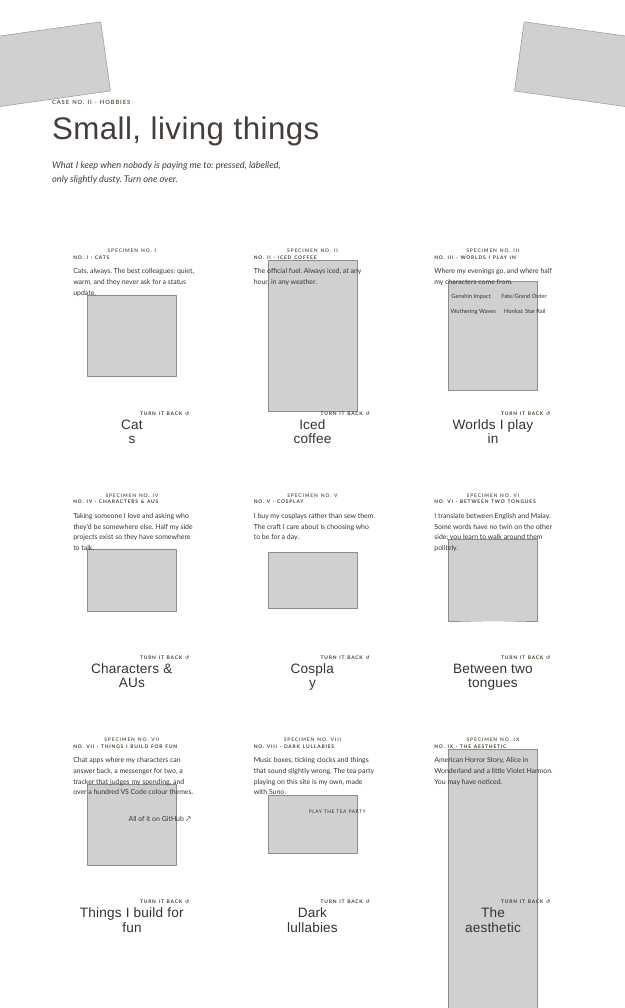
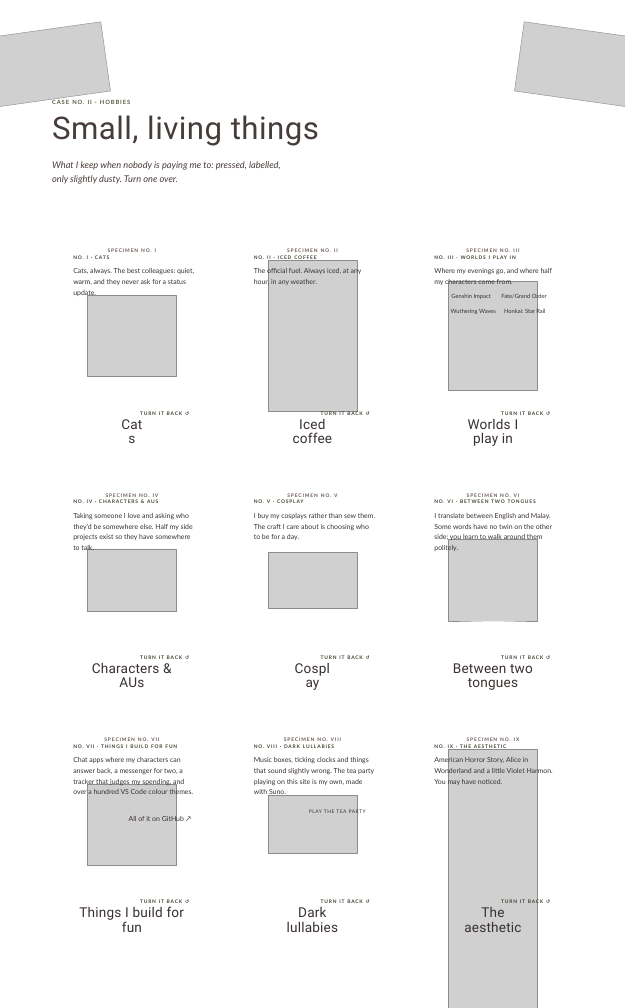
Before and after one commit to frostmoon-dev/shiru-site, a slide deck: slide 1 of design/canva/03-small-living-things.pptx. Drawn at 625x1008 pixels with LibreOffice and Linux fonts; fonts in the diff are those of the drawing; grey boxes stand for pictures; background and template pictures are left out. Boxes give left, top, right and bottom in pixels: in the first picture for what was removed or moved away, otherwise in the second. Text is boxed around its words. In the diff, an @@ line names an element or a change of style, - is before the commit and + after.

```diff
--- a/design/canva/03-small-living-things.pptx
+++ b/design/canva/03-small-living-things.pptx
@@ font Arial to Roboto in 10 elements at box(52, 115, 319, 146), box(121, 418, 143, 432), box(293, 419, 333, 443), box(79, 906, 184, 932), box(468, 419, 519, 443), box(92, 663, 160, 687), box(464, 907, 521, 932), box(287, 907, 338, 932), box(453, 663, 533, 690), box(294, 662, 331, 676) @@
```
Also in this commit, not shown: 40 other files.
